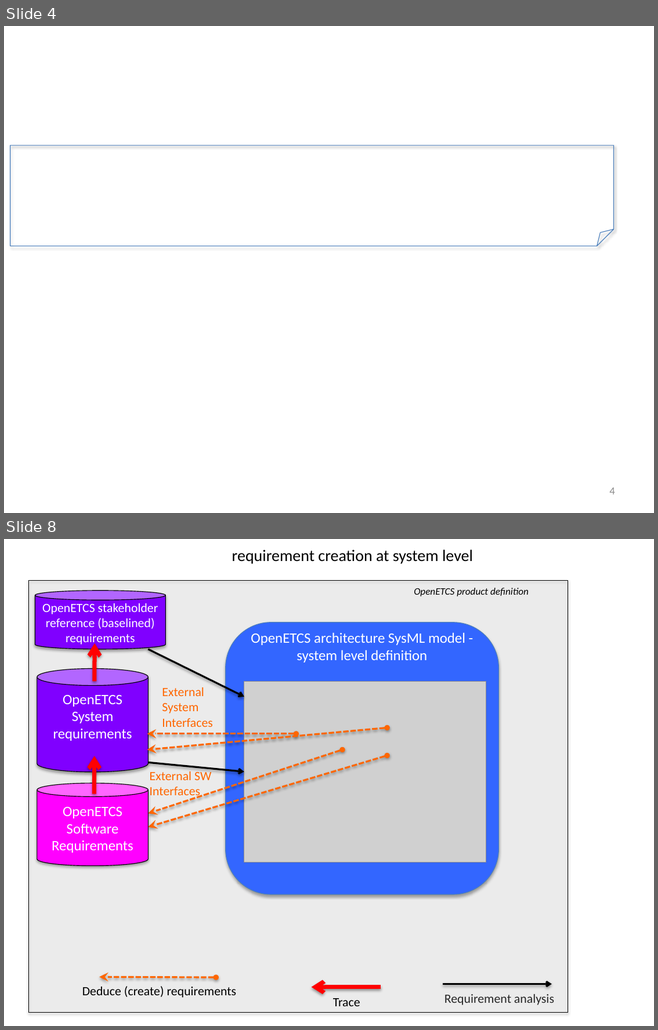
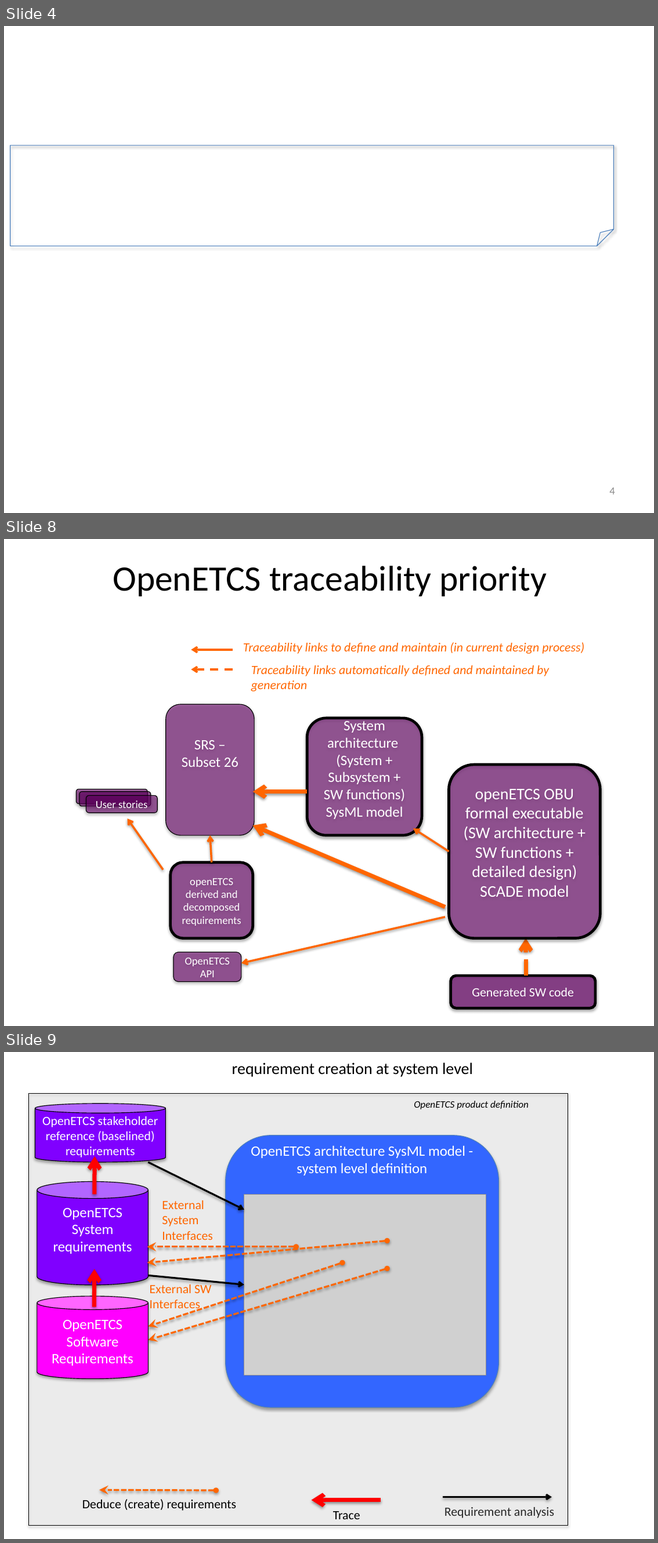
Before and after one commit to openETCS/toolchain, a slide deck: T7.3/TraceabilityArchitecture/images/2015-11-01 openETCS traceability_Figures.pptx. Shown one above the other, each under a label of ours: slides 4 and 8 before the commit, slides 4, 8 and 9 after it; the slides between them are not shown. The pictures are 658x1030 and 658x1543 pixels, drawn with LibreOffice and Linux fonts; fonts in the diff are those of the drawing; grey boxes stand for pictures; background and template pictures are left out. Boxes give left, top, right and bottom in pixels: in the first picture for what was removed or moved away, otherwise in the second. Text is boxed around its words. In the diff, an @@ line names an element or a change of style, - is before the commit and + after.

Commit message:
Updated design process priorities and consequences on traceability

```diff
--- a/T7.3/TraceabilityArchitecture/images/2015-11-01 openETCS traceability_Figures.pptx
+++ b/T7.3/TraceabilityArchitecture/images/2015-11-01 openETCS traceability_Figures.pptx
@@ slide 8 added at (4,539,654,1026), background #FFFFFF @@
@@ title added at (112,566,546,596), 39.6 pt, text #000000 @@
+OpenETCS traceability priority
@@ group added at (76,642,600,1008): 9 rounded rectangles, 9 arrows, 2 texts @@
+SRS – Subset 26
+System architecture
+(System + Subsystem + SW functions) SysML model
+Generated SW code
+openETCS derived and decomposed requirements
+Traceability links to define and maintain (in current design process)
+Traceability links automatically defined and maintained by generation
+OpenETCS API
+openETCS OBU formal executable (SW architecture + SW functions + detailed design) SCADE model
+User stories
@@ what was slide 8 is now slide 9 @@
```
Also in this commit, not shown: 3 slides changed, 1 other slide added, 19 other files.
